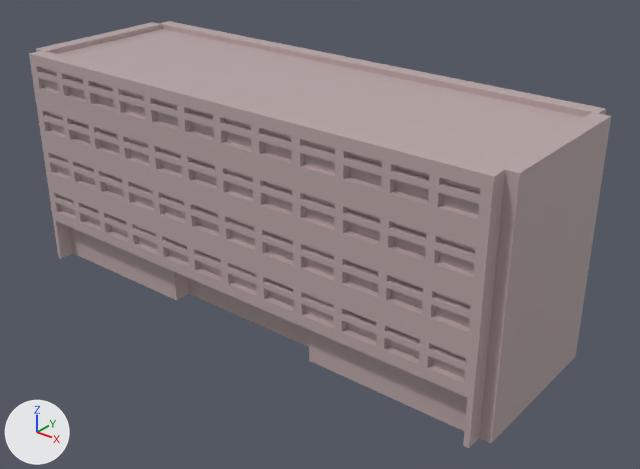
An edit to the glTF model client/public/models/ajou_building_01.gltf, drawn before and after from the same camera.
The view is the same before and after, from a camera (50 mm lens) standing at (4.76, -5.54, 3.13) and looking at (0.3, 0.04, -0.32). Lighting does not change. The marker at lower left points along +X, +Y and +Z. Vertices at the same position are counted once.
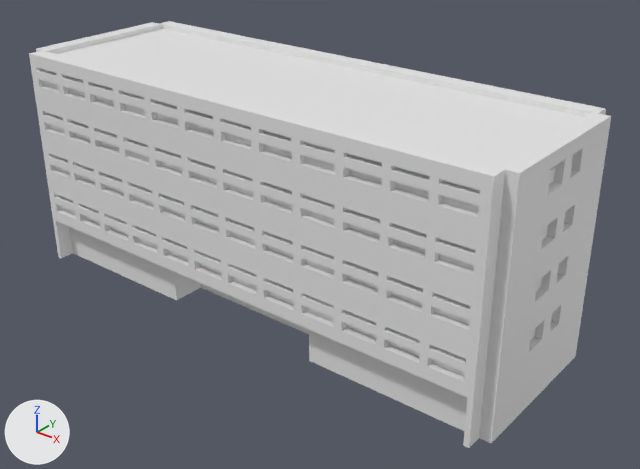
Boxes [x1, y1, x2, y2] around the edits, measured in the pictures (640 x 469 px; the box of a moved part takes in the faces that stretch with it):
part 1 of me_mesh_0, moved or reshaped
    both: [34, 66, 486, 385]
part 2 of me_mesh_0, added
    after: [75, 30, 587, 414]
part 3 of me_mesh_0, recoloured
    both: [29, 21, 611, 448]

The change, as a list of edits to the scene's bpy script:
```text
Change me_mesh_0:
    used by ob_pcube1; location = (0.0, 0.0, 0.0)
    remove me_mesh_0.from_pydata(...)  # 2211 vertices, 4416 faces; spans x -2.51..2.51, y -0.87..0.87, z -1.06..1.06
    add me_mesh_0.from_pydata(...)  # 2615 vertices, 5224 faces; spans x -2.51..2.51, y -0.87..0.87, z -1.06..1.06
    me_mesh_0 part 1: 778 vertices moved from x -2.33..2.33, y -0.87..-0.57, z -1.06..0.95 to x -2.33..2.33, y -0.87..-0.41, z -1.06..0.94
    me_mesh_0 part 2: 404 vertices added at x -2.51..2.51, y -0.25..0.26, z -1.06..1.06
    me_mesh_0 part 3: 4248 faces spanning x -2.51..2.51, y -0.87..0.87, z -1.06..1.06 switch from mat_material (grey #bca8a8) to no material
```
